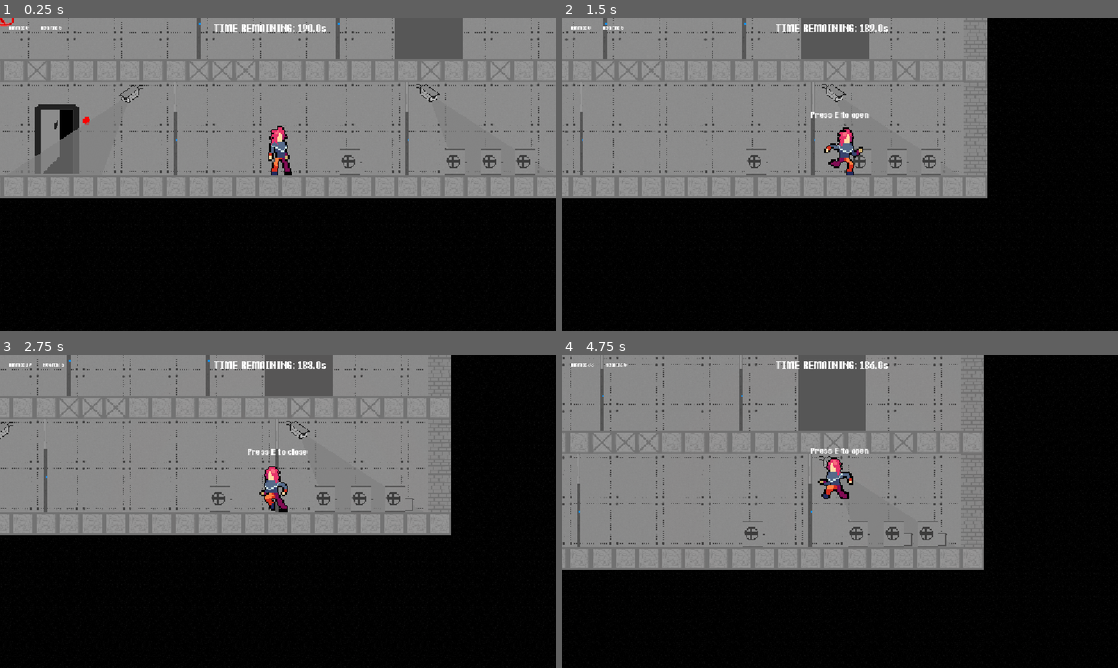
Above: before the commit, frames 1-4 (two rows, left to right).
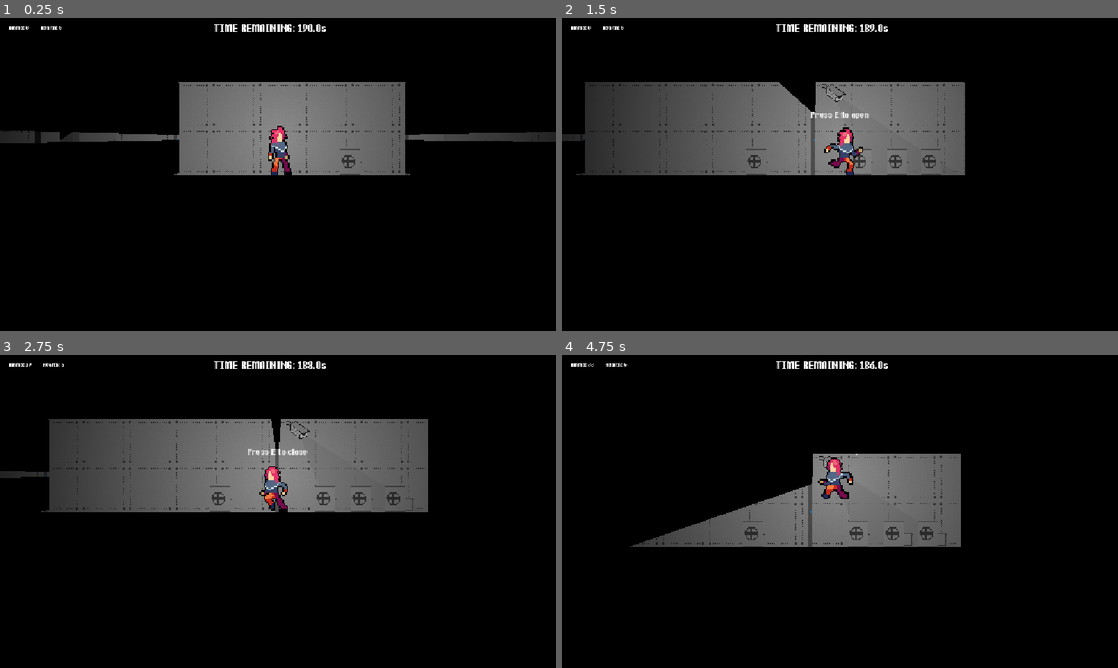
Above: after the commit, the same moments.

Repository: sppmacd/everything-has-to-end
Game: Godot game, scene res://main.tscn
The game is run twice, just before and just after one commit, with the same random seed, the same clock (stepped at 60 frames per second) and the same inputs.
Inputs (mouse positions are in pixels of both pictures, inside the frame that each line leads up to):
- Up to frame 1 (0.25 s): no input
- Up to frame 2 (1.5 s): tap Enter at 0.5 s; move the mouse to (962, 158) at 0.52 s; hold D from 0.53 s (still down); tap E at 0.6, 1.25 s; click (962, 158) at 0.67 s; tap Space at 0.77 s; move the mouse to (728, 190) at 1.27 s; tap R at 1.35 s
- Up to frame 3 (2.75 s): tap Space at 1.52 s; tap E at 2, 2.1 s; move the mouse to (333, 442) at 2.02 s; release D at 2.03 s; hold A from 2.03 s (still down)
- Up to frame 4 (4.75 s): tap E at 2.75, 3.5, 3.6, 4.25 s; move the mouse to (812, 574) at 2.77 s; release A at 2.78 s; hold D 2.78-4.28 s; tap R at 2.85, 4.35 s; click (812, 574) at 2.92 s; tap Space at 3.02, 3.77, 4.52 s; move the mouse to (1006, 558) at 3.52 s; move the mouse to (673, 464) at 4.27 s; hold A from 4.28 s (still down)

The runs differ from the first frame. In frame 1, 51% of the frame differs, in the area x 0-100%, y 0-58%; in frame 2, 38%; in frame 3, 40%; in frame 4, 47%.

Commit message:
Add lighting system

Diff:
--- a/assets/tileset_small.tres
+++ b/assets/tileset_small.tres
@@ -1,20 +1,40 @@
-[gd_resource type="TileSet" load_steps=3 format=3 uid="uid://ctancdmpoyxao"]
+[gd_resource type="TileSet" load_steps=8 format=3 uid="uid://ctancdmpoyxao"]
 
 [ext_resource type="Texture2D" uid="uid://dqnqxpmjx1ahj" path="res://assets/tiles.png" id="1_b87ny"]
+
+[sub_resource type="OccluderPolygon2D" id="OccluderPolygon2D_b87ny"]
+polygon = PackedVector2Array(-16, -16, 16, -16, 16, 16, -16, 16)
+
+[sub_resource type="OccluderPolygon2D" id="OccluderPolygon2D_adpbw"]
+polygon = PackedVector2Array(-16, -16, 16, -16, 16, 16, -16, 16)
+
+[sub_resource type="OccluderPolygon2D" id="OccluderPolygon2D_0ki8b"]
+polygon = PackedVector2Array(-16, -16, 16, -16, 16, 16, -16, 16)
+
+[sub_resource type="OccluderPolygon2D" id="OccluderPolygon2D_1h1be"]
+polygon = PackedVector2Array(-2.0711021, -16, 2.7083588, -16, 3.345623, 16, -1.4338417, 16)
+
+[sub_resource type="OccluderPolygon2D" id="OccluderPolygon2D_eeqw1"]
+polygon = PackedVector2Array(-2.7083626, -16, -3.0269928, -7.0098763, 2.3897285, -6.372616, 1.4338379, -16)
 
 [sub_resource type="TileSetAtlasSource" id="TileSetAtlasSource_qyb5k"]
 texture = ExtResource("1_b87ny")
 texture_region_size = Vector2i(32, 32)
 0:0/0 = 0
+0:0/0/occlusion_layer_0/polygon_0/polygon = SubResource("OccluderPolygon2D_b87ny")
 0:0/0/physics_layer_0/polygon_0/points = PackedVector2Array(-16, -16, 16, -16, 16, 16, -16, 16)
 1:0/0 = 0
+1:0/0/occlusion_layer_0/polygon_0/polygon = SubResource("OccluderPolygon2D_adpbw")
 1:0/0/physics_layer_0/polygon_0/points = PackedVector2Array(-16, -16, 16, -16, 16, 16, -16, 16)
 2:0/0 = 0
+2:0/0/occlusion_layer_0/polygon_0/polygon = SubResource("OccluderPolygon2D_0ki8b")
 2:0/0/physics_layer_0/polygon_0/points = PackedVector2Array(-16, -16, 16, -16, 16, 16, -16, 16)
 3:0/0 = 0
+3:0/0/occlusion_layer_0/polygon_0/polygon = SubResource("OccluderPolygon2D_1h1be")
 3:0/0/physics_layer_0/polygon_0/points = PackedVector2Array(-16, -16, 2.2304153, -16, 1.5931549, 16, -3.5049362, 16, -2.8676758, -16)
 4:0/0 = 0
 5:0/0 = 0
+5:0/0/occlusion_layer_0/polygon_0/polygon = SubResource("OccluderPolygon2D_eeqw1")
 5:0/0/physics_layer_0/polygon_0/points = PackedVector2Array(-16, -16, 2.2304153, -16, 2.8676796, -5.4167233, -2.2304134, -5.098091, -2.8676758, -16)
 6:0/0 = 0
 7:0/0 = 0
@@ -41,5 +61,7 @@
 
 [resource]
 tile_size = Vector2i(32, 32)
+occlusion_layer_0/light_mask = 1
+occlusion_layer_0/sdf_collision = true
 physics_layer_0/collision_layer = 1
 sources/0 = SubResource("TileSetAtlasSource_qyb5k")
--- a/entities/corridor_door.gd
+++ b/entities/corridor_door.gd
@@ -2,3 +2,5 @@
 
 func _on_set_open(open: bool):
 	collision_layer = 0x2 if open else 0x3
+	$LightOccluder2D.visible = not open
+	$LightOccluder2D2.visible = not open
--- a/entities/corridor_door.tscn
+++ b/entities/corridor_door.tscn
@@ -6,9 +6,22 @@
 [sub_resource type="RectangleShape2D" id="RectangleShape2D_hu5o5"]
 size = Vector2(20, 124)
 
+[sub_resource type="OccluderPolygon2D" id="OccluderPolygon2D_gnas6"]
+polygon = PackedVector2Array(-4, -126, 4, -126, 4, -54, -4, -54)
+
+[sub_resource type="OccluderPolygon2D" id="OccluderPolygon2D_40rqu"]
+polygon = PackedVector2Array(-4, -113, 4, -113, 4, -68, -4, -68)
+
 [node name="DoorBase" instance=ExtResource("1_hu5o5")]
 script = ExtResource("2_40rqu")
 
 [node name="CollisionShape2D" type="CollisionShape2D" parent="." index="0"]
 position = Vector2(0, -64)
 shape = SubResource("RectangleShape2D_hu5o5")
+
+[node name="LightOccluder2D" type="LightOccluder2D" parent="." index="1"]
+occluder = SubResource("OccluderPolygon2D_gnas6")
+
+[node name="LightOccluder2D2" type="LightOccluder2D" parent="." index="2"]
+position = Vector2(0, 66)
+occluder = SubResource("OccluderPolygon2D_40rqu")
--- a/entities/player.tscn
+++ b/entities/player.tscn
@@ -13,6 +13,17 @@
 [ext_resource type="AudioStream" uid="uid://cch4ttk1ikv1t" path="res://assets/sounds/gunshot.mp3" id="11_q0i8f"]
 [ext_resource type="AudioStream" uid="uid://bl5pjynv0om86" path="res://assets/sounds/pickup.mp3" id="12_0i614"]
 
+[sub_resource type="Gradient" id="Gradient_dchgp"]
+colors = PackedColorArray(1, 1, 1, 1, 0, 0, 0, 1)
+
+[sub_resource type="GradientTexture2D" id="GradientTexture2D_kdgjc"]
+gradient = SubResource("Gradient_dchgp")
+width = 512
+height = 512
+fill = 1
+fill_from = Vector2(0.5, 0.5)
+fill_to = Vector2(0.5, 0)
+
 [sub_resource type="AtlasTexture" id="AtlasTexture_cgp7q"]
 atlas = ExtResource("2_qsoyl")
 region = Rect2(192, 0, 48, 48)
@@ -374,6 +385,16 @@
 z_index = 1000
 collision_layer = 6
 script = ExtResource("1_b0kkn")
+
+[node name="PointLight2D" type="PointLight2D" parent="."]
+position = Vector2(1, -51)
+scale = Vector2(2, 2)
+shadow_enabled = true
+shadow_color = Color(0, 0, 0, 0.7647059)
+texture = SubResource("GradientTexture2D_kdgjc")
+
+[node name="SoundGunshot" type="AudioStreamPlayer2D" parent="PointLight2D"]
+stream = ExtResource("11_q0i8f")
 
 [node name="Sprite2D" type="AnimatedSprite2D" parent="."]
 texture_filter = 1
--- a/levels/level.tscn
+++ b/levels/level.tscn
@@ -4,6 +4,10 @@
 
 [node name="Level" type="Node2D"]
 script = ExtResource("1_80vhd")
+
+[node name="CanvasModulate" type="CanvasModulate" parent="."]
+position = Vector2(-2, 8)
+color = Color(0, 0, 0, 1)
 
 [node name="SpawnPoint" type="Marker2D" parent="."]
 
Not shown: 1 places in entities/corridor_door.tscn that only renumber resources
Not shown: 1 places in entities/player.tscn that only renumber resources
